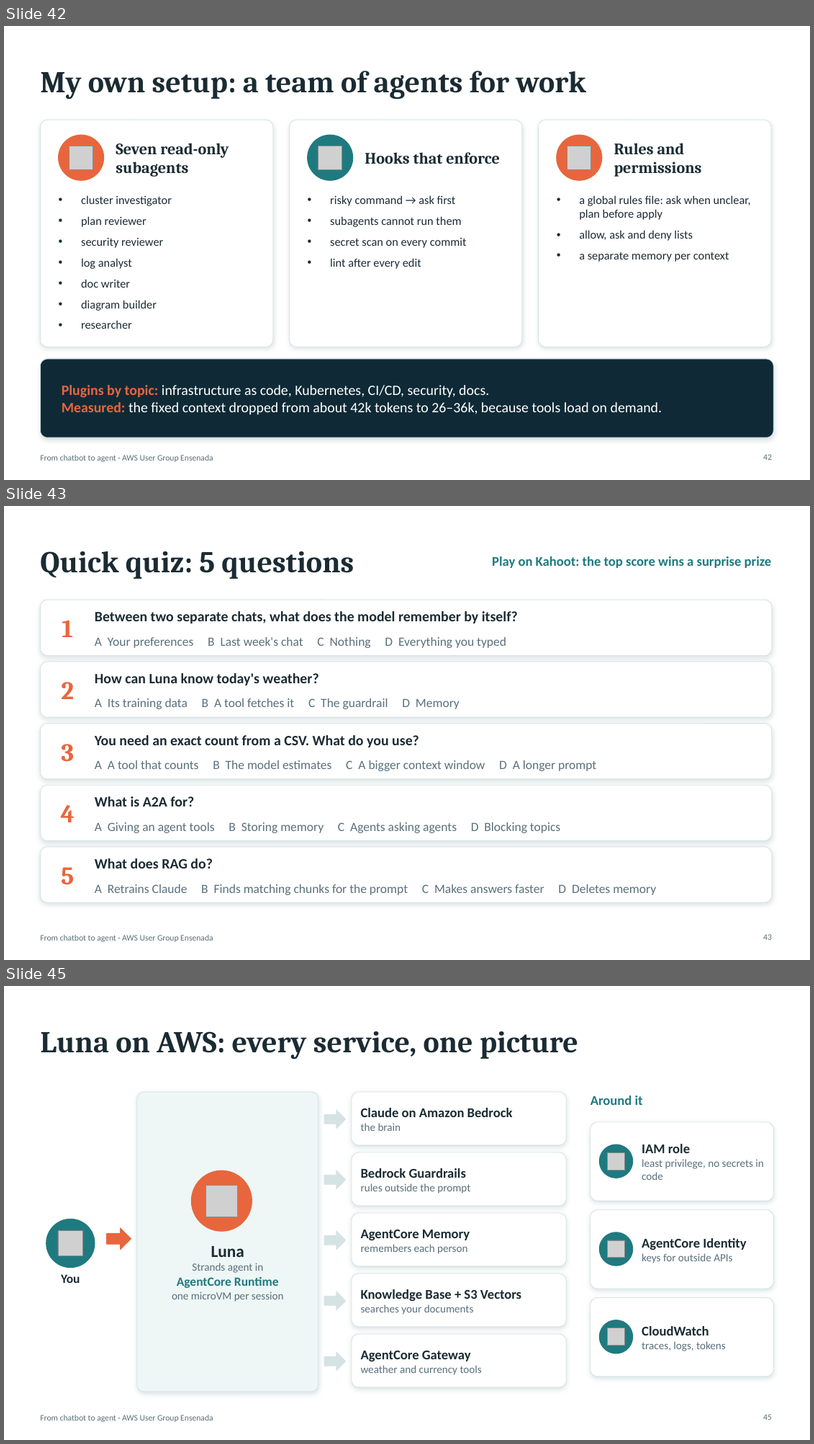
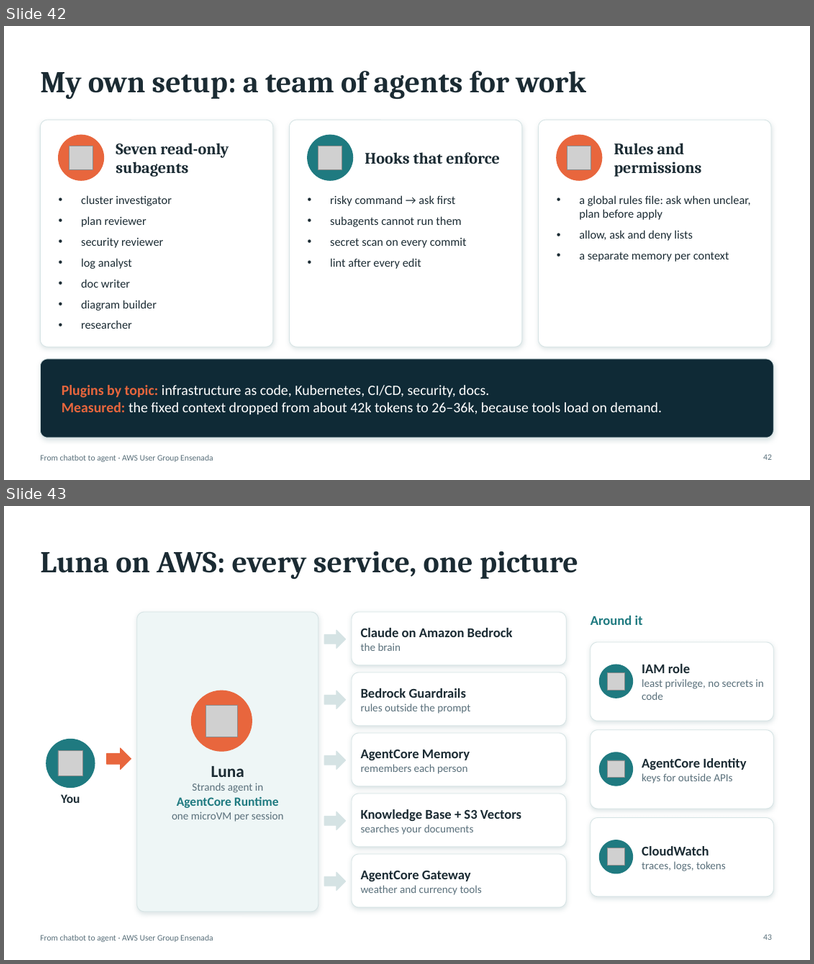
Before and after one commit to aws-ug-ensenada/claude-on-aws-ensenada, a slide deck: docs/slides/claude-on-aws-ensenada.pptx. Shown one above the other, each under a label of ours: slides 42, 43 and 45 before the commit, slides 42 and 43 after it; the slides between them are not shown. The pictures are 814x1444 and 814x964 pixels, drawn with LibreOffice and Linux fonts; fonts in the diff are those of the drawing; grey boxes stand for pictures. Boxes give left, top, right and bottom in pixels: in the first picture for what was removed or moved away, otherwise in the second. Text is boxed around its words. In the diff, an @@ line names an element or a change of style, - is before the commit and + after.

```diff
--- a/docs/slides/claude-on-aws-ensenada.pptx
+++ b/docs/slides/claude-on-aws-ensenada.pptx
@@ slide 43 removed at [4,506,810,960], background #FFFFFF; not listed: 1 template element that a slide beside it also shows @@
@@ title removed at [40,551,354,579] @@
-Quick quiz: 5 questions
@@ text removed at [492,556,772,568] @@
-Play on Kahoot: the top score wins a surprise prize
@@ rounded rectangle removed at [40,600,772,656] @@
@@ text removed at [95,611,518,623] @@
-Between two separate chats, what does the model remember by itself?
@@ text removed at [62,620,73,637] @@
-1
@@ text removed at [95,637,507,648] @@
-A Your preferences B Last week's chat C Nothing D Everything you typed
@@ rounded rectangle removed at [40,662,772,717] @@
@@ text removed at [95,673,319,685] @@
-How can Luna know today's weather?
@@ text removed at [61,682,74,699] @@
-2
@@ text removed at [95,698,460,709] @@
-A Its training data B A tool fetches it C The guardrail D Memory
@@ rounded rectangle removed at [40,723,772,779] @@
@@ text removed at [95,735,419,747] @@
-You need an exact count from a CSV. What do you use?
@@ text removed at [61,744,74,762] @@
-3
@@ text removed at [95,760,597,771] @@
-A A tool that counts B The model estimates C A bigger context window D A longer prompt
@@ rounded rectangle removed at [40,785,772,841] @@
@@ text removed at [61,805,75,822] @@
-4
@@ text removed at [95,796,194,806] @@
-What is A2A for?
@@ text removed at [95,822,561,833] @@
-A Giving an agent tools B Storing memory C Agents asking agents D Blocking topics
@@ rounded rectangle removed at [40,847,772,902] @@
@@ text removed at [61,867,74,885] @@
-5
@@ text removed at [95,858,212,868] @@
-What does RAG do?
@@ text removed at [95,884,656,895] @@
-A Retrains Claude B Finds matching chunks for the prompt C Makes answers faster D Deletes memory
@@ page number removed at [764,934,772,939] @@
-43
@@ what was slide 45 is now slide 43 @@
@@ page number at [764,934,772,939]: text changed @@
-45
+43
```
Also in this commit, not shown: 1 other slide removed, 7 other files.
